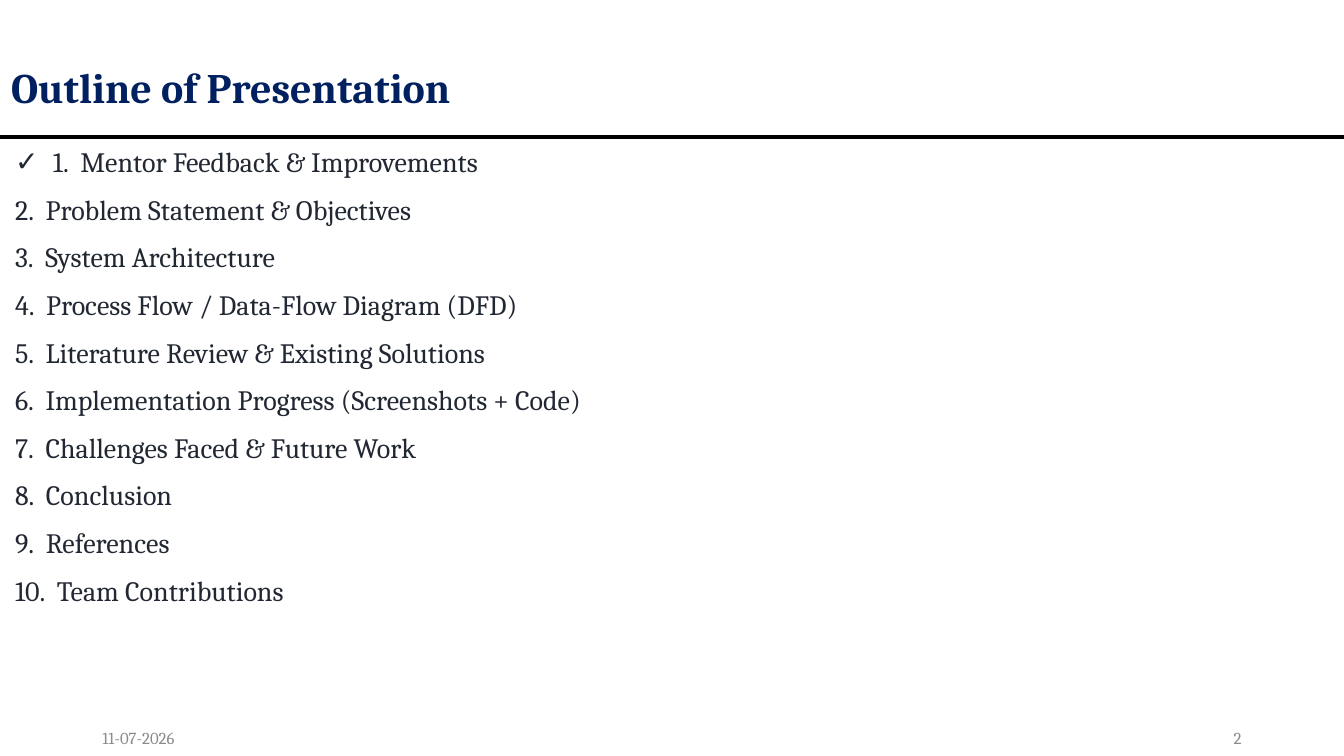
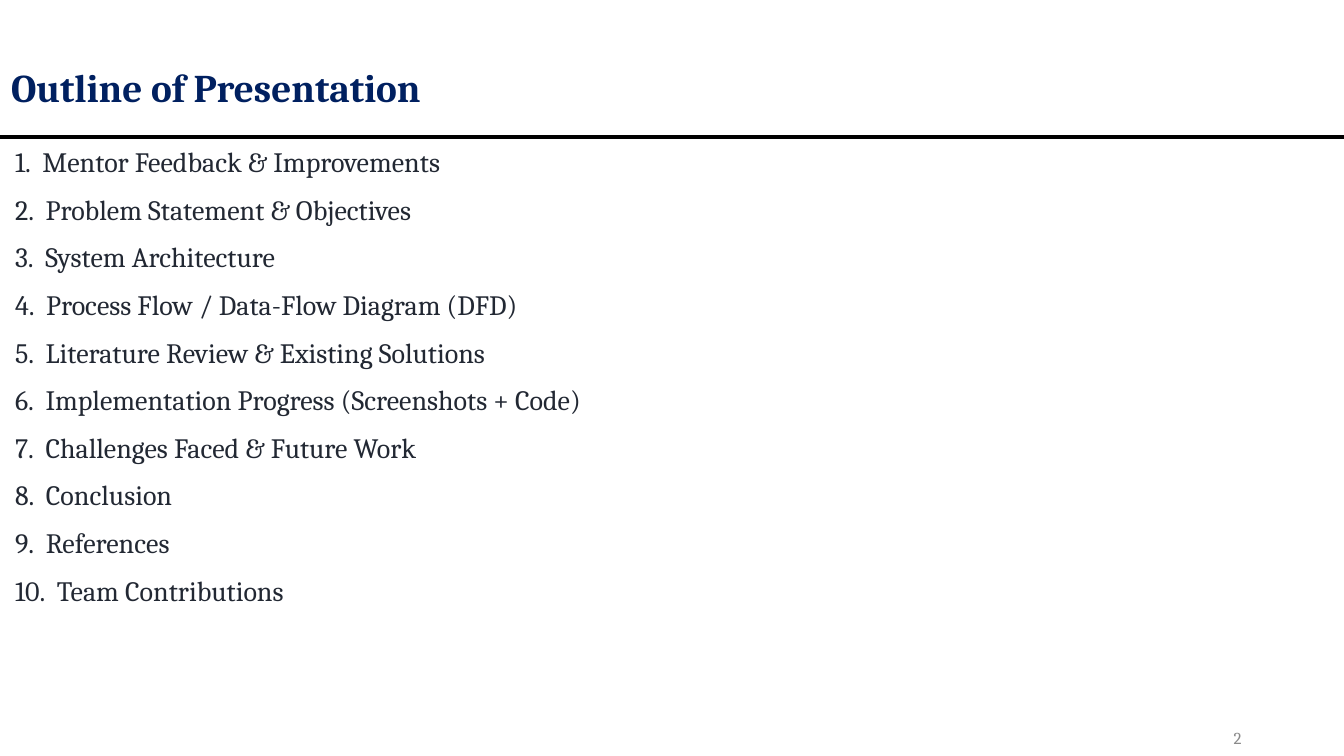
Before and after one commit to OMJOSHI15/indus11, a slide deck: slide 2 of docs/Indus11-Review2.pptx. Drawn at 1344x756 pixels with LibreOffice and Linux fonts; fonts in the diff are those of the drawing. Boxes give left, top, right and bottom in pixels: in the first picture for what was removed or moved away, otherwise in the second. Text is boxed around its words. In the diff, an @@ line names an element or a change of style, - is before the commit and + after.

```diff
--- a/docs/Indus11-Review2.pptx
+++ b/docs/Indus11-Review2.pptx
@@ title "Outline of Presentation" at [11,74,421,103]: size 30 to 28 pt @@
@@ text at [15,152,440,178]: bullet ✓ to none @@
@@ text removed at [102,733,174,744] @@
-11-07-2026
```
Also in this commit, not shown: 20 other slides changed, 1 other file.
